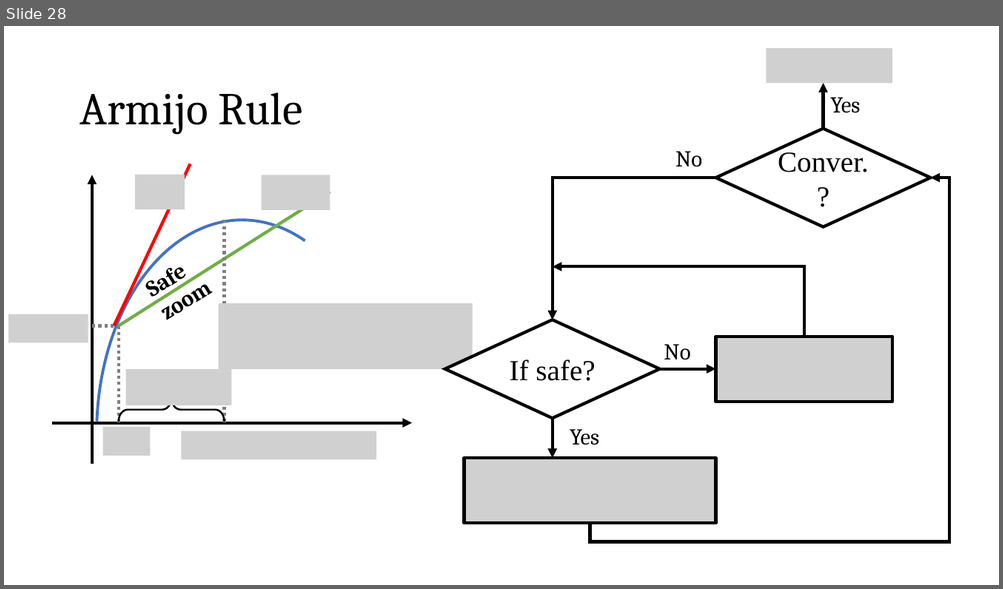
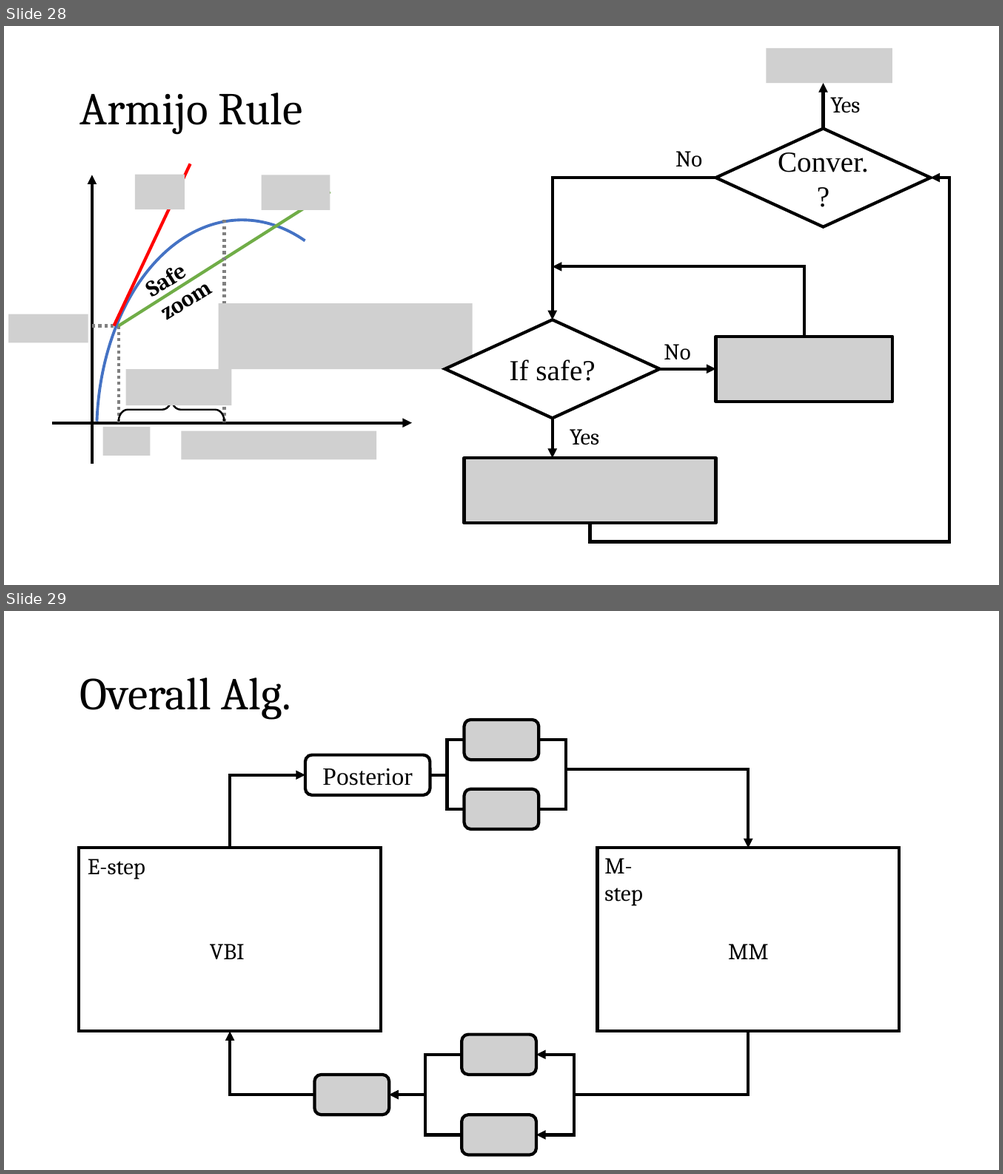
Before and after one commit to Brook1711/RIS-Angular-Domain, a slide deck: doc/RIS-angular-domain组会汇报.pptx. Shown one above the other, each under a label of ours: slide 28 before the commit, slides 28 and 29 after it. The pictures are 1003x589 and 1003x1174 pixels, drawn with LibreOffice and Linux fonts; fonts in the diff are those of the drawing; grey boxes stand for pictures. Boxes give left, top, right and bottom in pixels: in the first picture for what was removed or moved away, otherwise in the second. Text is boxed around its words. In the diff, an @@ line names an element or a change of style, - is before the commit and + after.

```diff
--- a/doc/RIS-angular-domain组会汇报.pptx
+++ b/doc/RIS-angular-domain组会汇报.pptx
@@ slide 29 added at (4,611,999,1170), background #FFFFFF @@
@@ title added at (79,678,291,720), 44 pt, text #000000 @@
+Overall Alg.
@@ text added at (210,944,244,960), 22 pt, text #000000 @@
+VBI
@@ text added at (728,944,768,960), 22 pt, text #000000 @@
+MM
@@ group added at (79,720,899,1156): 7 elbow arrows, 5 pictures, 5 elbow lines, 2 rectangles, 2 texts, 1 rounded rectangle @@
+E-step
+M-step
+Posterior
```
Also in this commit, not shown: 1 other slide added, 1 slide removed.
